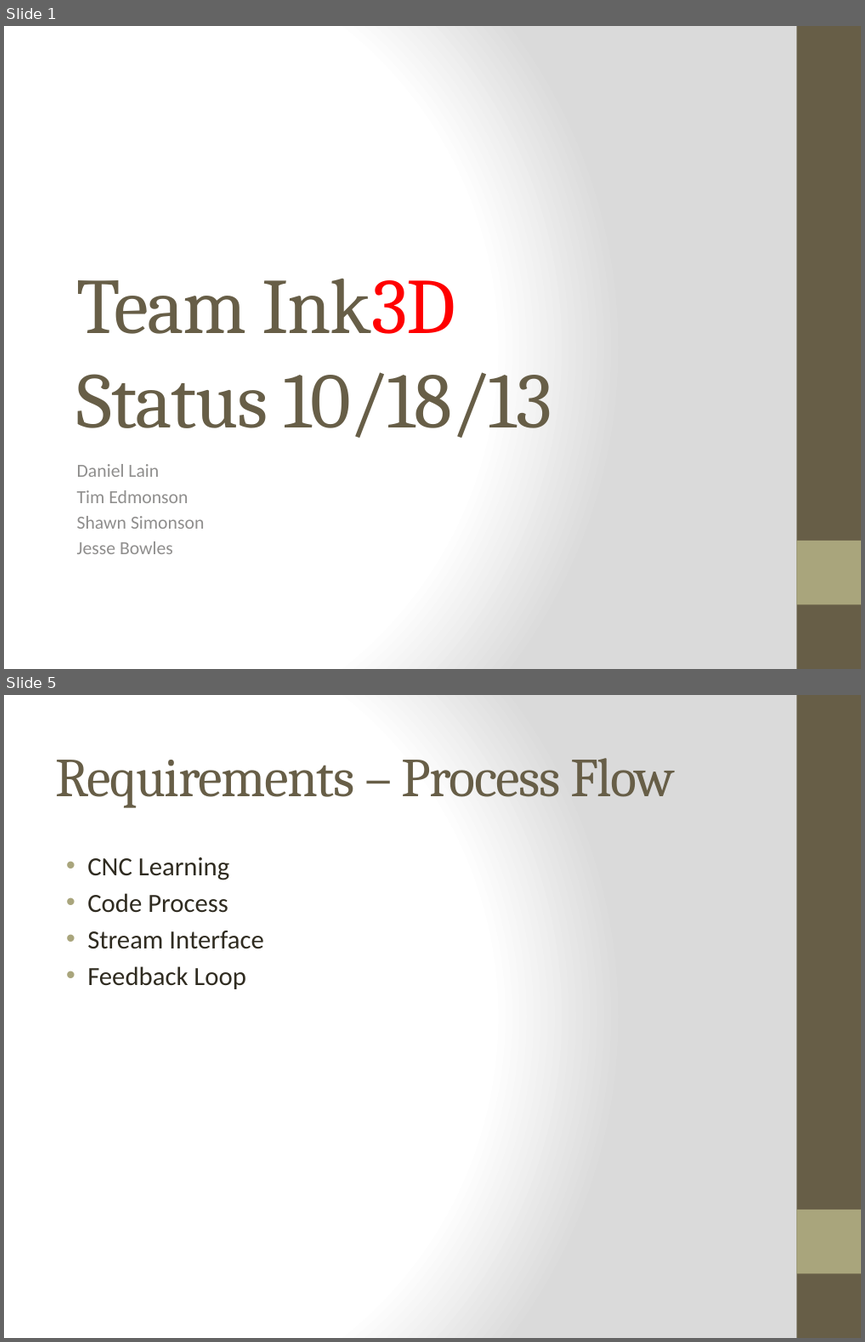
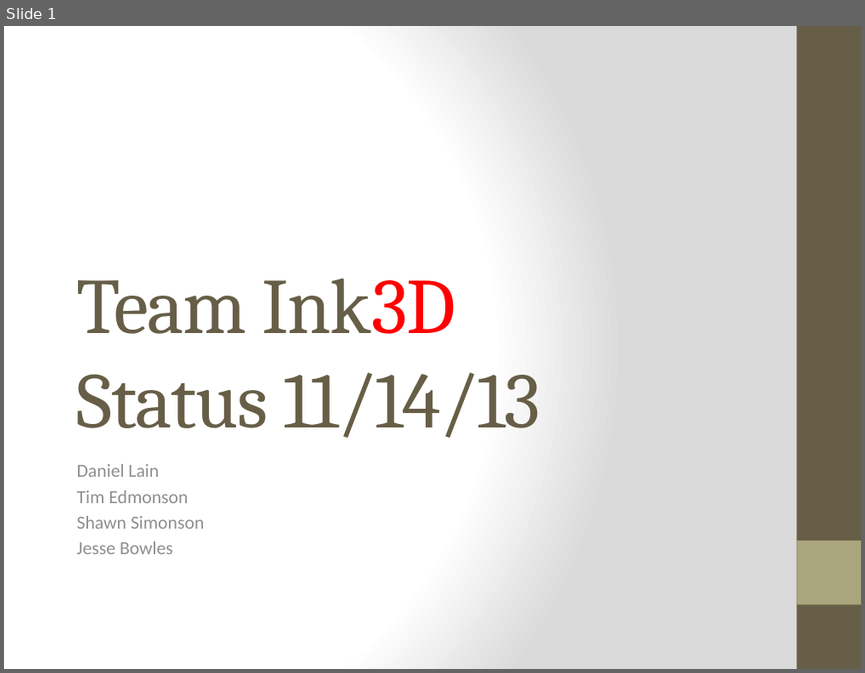
Before and after one commit to qpHalcy0n/SRDesign, a slide deck: Status Updates/2013 11 14.pptx. Shown one above the other, each under a label of ours: slides 1 and 5 before the commit, slide 1 after it; the slides between them are not shown. The pictures are 865x1342 and 865x673 pixels, drawn with LibreOffice and Linux fonts; fonts in the diff are those of the drawing. Boxes give left, top, right and bottom in pixels: in the first picture for what was removed or moved away, otherwise in the second. Text is boxed around its words. In the diff, an @@ line names an element or a change of style, - is before the commit and + after.

Commit message:
Status Update and Incomplete Architecture Drawing

```diff
--- a/Status Updates/2013 11 14.pptx
+++ b/Status Updates/2013 11 14.pptx
@@ slide 5 removed at <box>4,695,861,1338</box>, background gradient #FFFFFF to #DADADA; not listed: 2 template elements that a slide beside it also shows @@
@@ title removed at <box>55,758,675,808</box> @@
-Requirements – Process Flow
@@ text removed at <box>87,857,263,989</box> @@
-• CNC Learning
-• Code Process
-• Stream Interface
-• Feedback Loop
@@ slide 1 changed as well @@
@@ title at <box>77,278,540,437</box>: text changed @@
-Team Ink3D
-Status 10/18/13
+Team Ink3D
+Status 11/14/13
```
Also in this commit, not shown: 6 slides added, 4 other slides removed, 1 other file.
